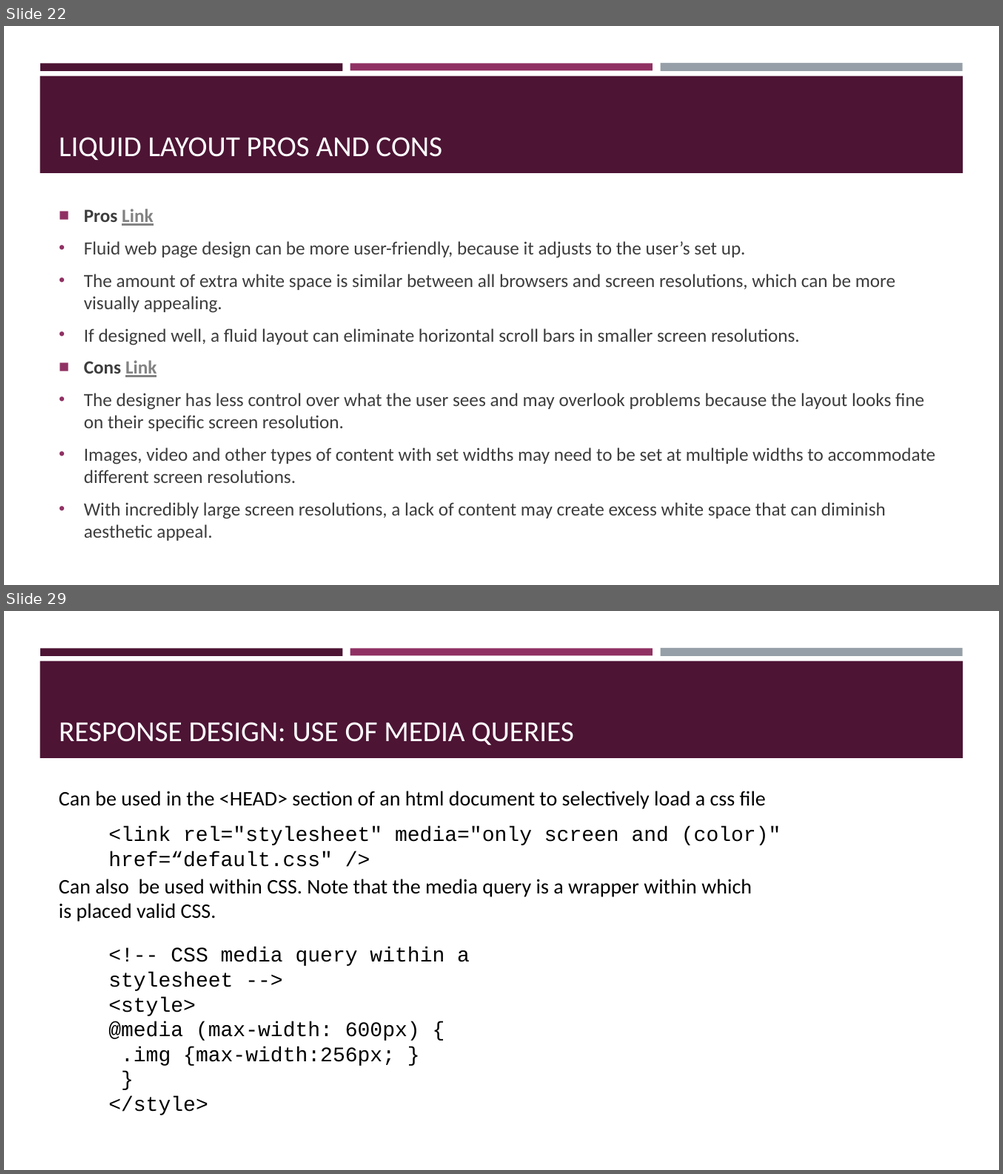
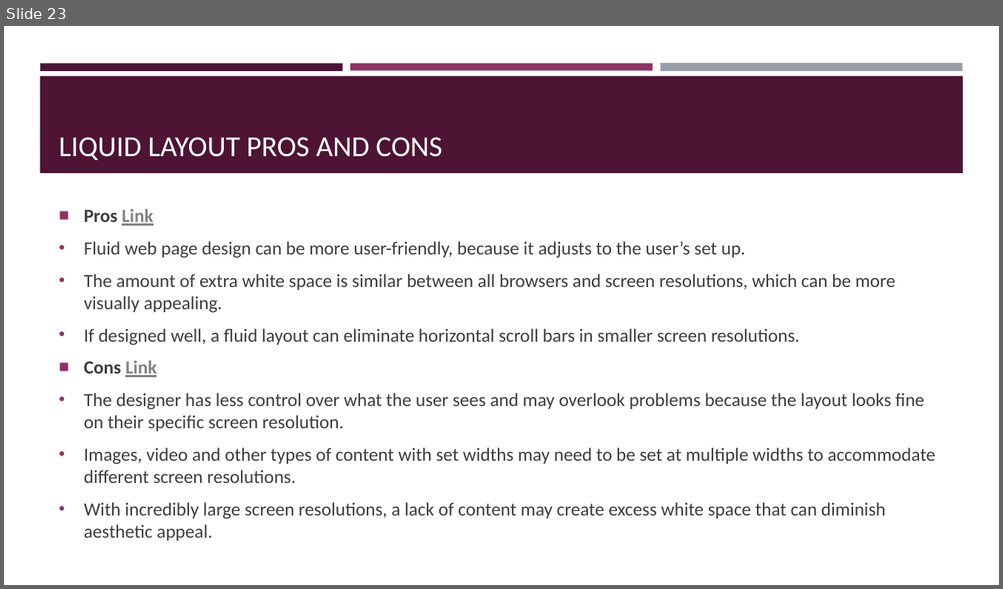
Before and after one commit to brianmacmillan/BMCC-MMP350, a slide deck: Lecture notes/week1_overview/Introduction to Web design.pptx. Shown one above the other, each under a label of ours: slides 22 and 29 before the commit, slide 23 after it; the slides between them are not shown. The pictures are 1003x1174 and 1003x589 pixels, drawn with LibreOffice and Linux fonts; fonts in the diff are those of the drawing. Boxes give left, top, right and bottom in pixels: in the first picture for what was removed or moved away, otherwise in the second. Text is boxed around its words. In the diff, an @@ line names an element or a change of style, - is before the commit and + after.

```diff
--- a/Lecture notes/week1_overview/Introduction to Web design.pptx
+++ b/Lecture notes/week1_overview/Introduction to Web design.pptx
@@ slide 29 removed at [4,611,999,1170], background #FFFFFF; not listed: 4 template elements that a slide beside it also shows @@
@@ title removed at [59,722,573,746] @@
-RESPONSE DESIGN: USE OF MEDIA QUERIES
@@ text removed at [59,791,765,809] @@
-Can be used in the <HEAD> section of an html document to selectively load a css file
@@ text removed at [108,826,781,867] @@
-<link rel="stylesheet" media="only screen and (color)" href=“default.css" />
@@ text removed at [59,879,751,922] @@
-Can also be used within CSS. Note that the media query is a wrapper within which is placed valid CSS.
@@ text removed at [108,948,469,1116] @@
-<!-- CSS media query within a stylesheet -->
-<style>
-@media (max-width: 600px) {
-.img {max-width:256px; }
-}
-</style>
@@ what was slide 22 is now slide 23 @@
```
Also in this commit, not shown: 2 slides changed, 41 other slides removed, 32 other files.
